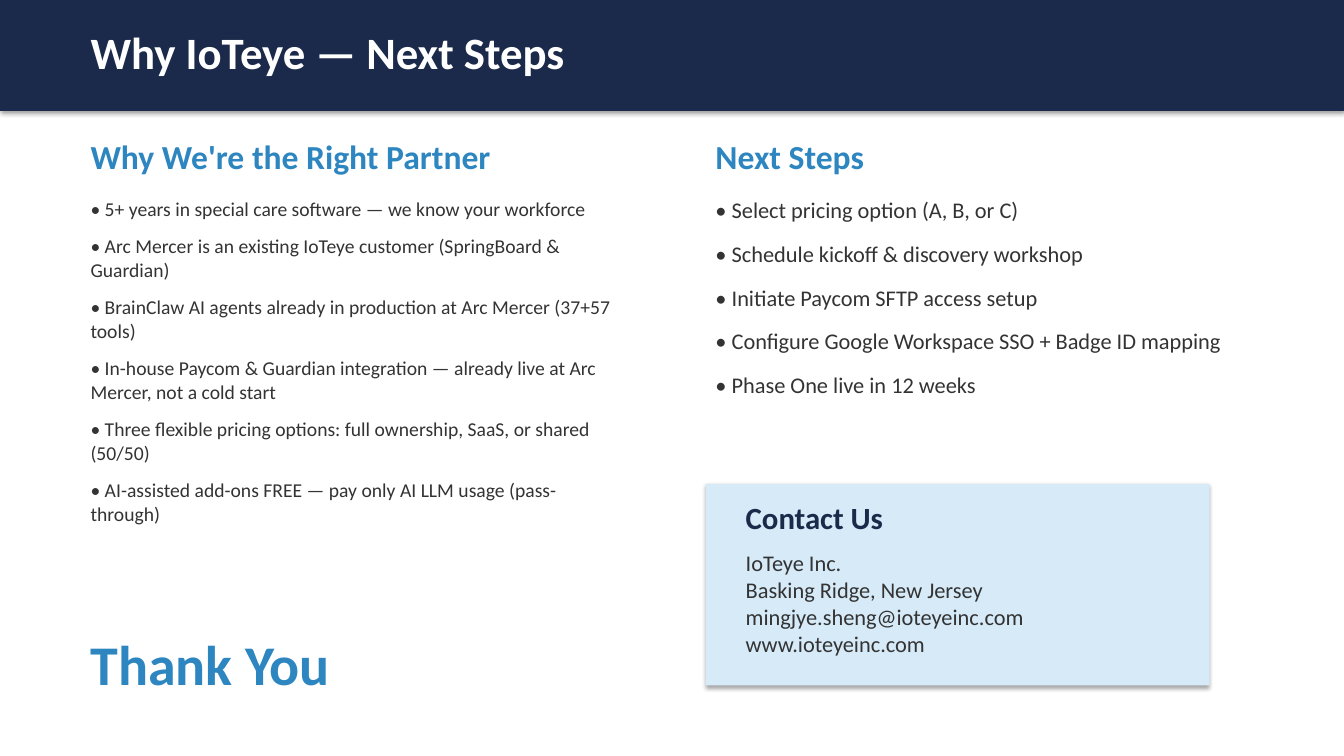
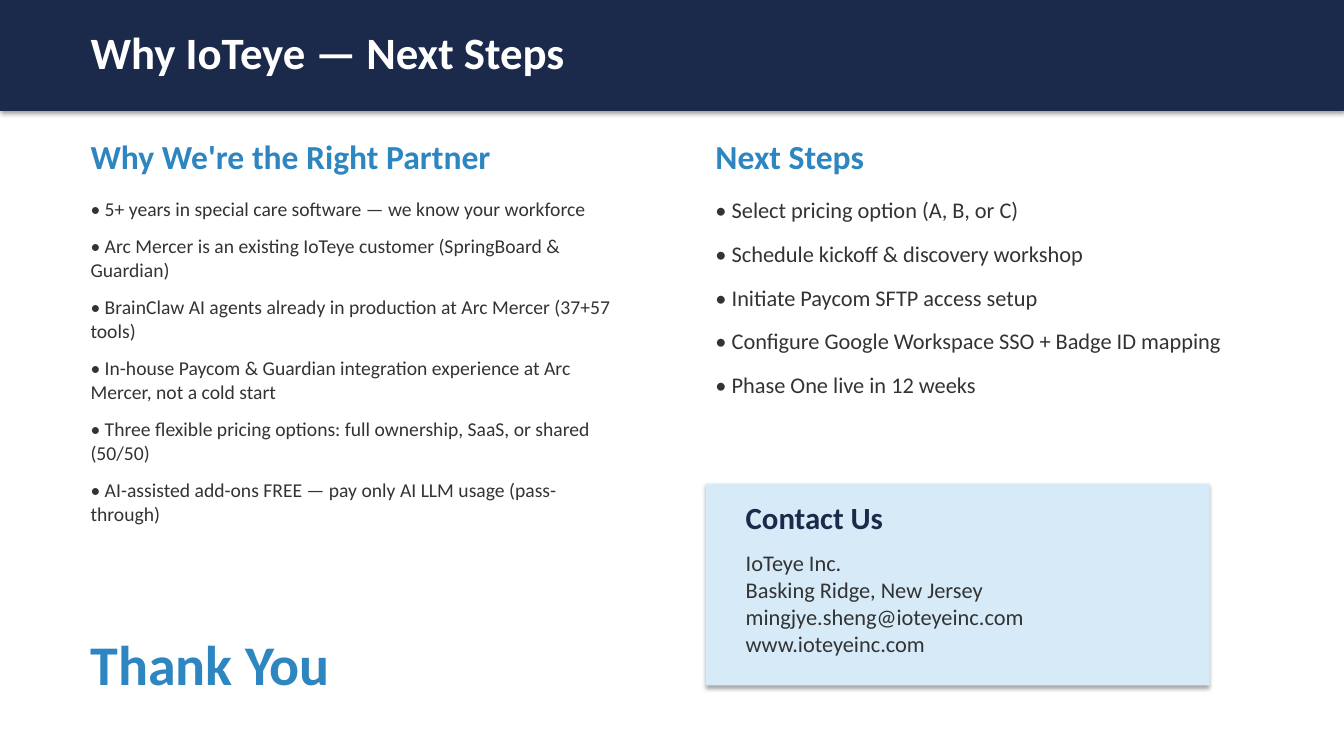
Before and after one commit to mingjyesheng-ioteye/sb_rewards, a slide deck: slide 17 of RFP/IoTeye - Arc Mercer Pitch.pptx. Drawn at 1344x756 pixels with LibreOffice and Linux fonts; fonts in the diff are those of the drawing. Boxes give left, top, right and bottom in pixels: in the first picture for what was removed or moved away, otherwise in the second. Text is boxed around its words. In the diff, an @@ line names an element or a change of style, - is before the commit and + after.

Commit message:
Slide 17: clarify Paycom & Guardian as integration experience, not already live claim

```diff
--- a/RFP/IoTeye - Arc Mercer Pitch.pptx
+++ b/RFP/IoTeye - Arc Mercer Pitch.pptx
@@ text at bbox=[91, 361, 570, 402]: text changed @@
-• In-house Paycom & Guardian integration — already live at Arc Mercer, not a cold start
+• In-house Paycom & Guardian integration experience at Arc Mercer, not a cold start
```
Also in this commit, not shown: 1 other file.
